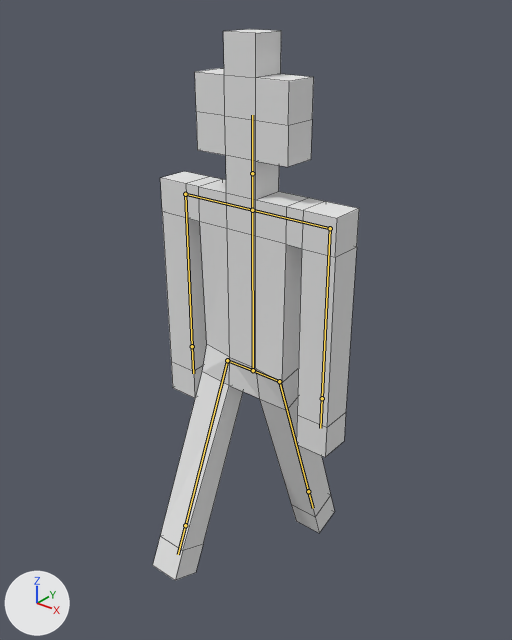
The Blender file blend/player.blend, before and after one commit.
The view is the same before and after, from a 50 mm lens placed at (0.701, -0.868, 1.073), pointed at (-0.015, 0.027, 0.517). Every picture has the same lights, and +X, +Y and +Z are marked at lower left. Both versions are drawn at frame 30 of the action 'Walk'; the numbers are the values there. The bones that bend it are drawn over the model as lines. Mesh edges are drawn as thin lines.
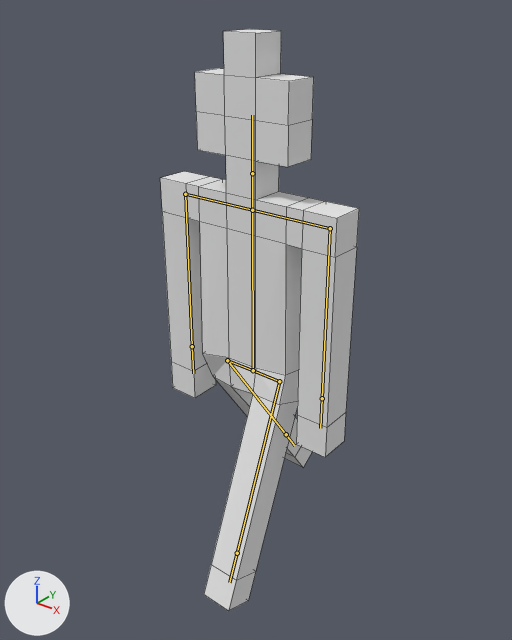
What differs and where, as boxes (x1, y1, x2, y2) in the pictures (512 x 640 px):
'Cube', posed
    before: (153, 29, 359, 580)
    after: (160, 29, 359, 611)
bone 'Bone.010', root to tip
    before: (227, 360) to (185, 525)
    after: (227, 360) to (286, 434)
bone 'Bone.013', root to tip
    before: (279, 381) to (308, 491)
    after: (279, 381) to (237, 553)

What the commit changed:
Bone 'Bone.010' (bone_bone_010) turns from (24, 0, 0) to (-35, 0, 0) degrees about its own x, y and z.
Bone 'Bone.013' (bone_bone_013) turns from (-19, 0, 0) to (22, 0, 0) degrees about its own x, y and z.
